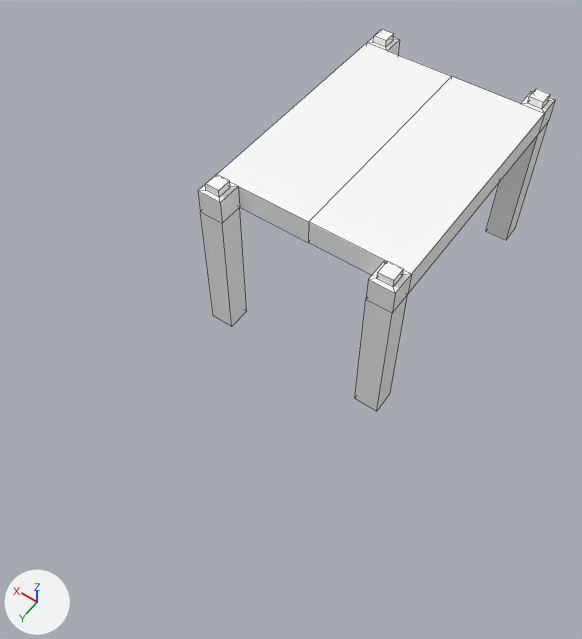
A saved change to the Blender file Assets/Assets/Meshes/Props/Table_Mesh.blend.
The view is the same before and after, from a 50 mm camera at (-7.38, 13.54, 13.2) aimed at (-1.74, 5.64, 0.79). The axes (+X, +Y, +Z) are drawn at lower left. The lights are the same throughout. Mesh edges are drawn as thin lines.

The scene before the commit, as lines of its bpy script (objects in view):
```python
me_cube = bpy.data.meshes.new('Cube')
me_cube.from_pydata(...)  # 86 vertices, 80 faces; spans x -4.0..0.0, y 0.0..6.0, z 0.0..3.65
me_cube.materials.append(mat_material)  # picture img_table_tex
# before: 1 (-3.5, 0.5, 0.0) at pixel (485, 231), 3 (-3.5, 0.0, 0.0), 5 (-4.0, 0.5, 0.0) at pixel (506, 240), 7 (-4.0, 0.0, 0.0) at pixel (515, 227)
ob_cube = bpy.data.objects.new('Cube', me_cube)
ob_cube.location = (0.0, 0.0, 0.0)
```
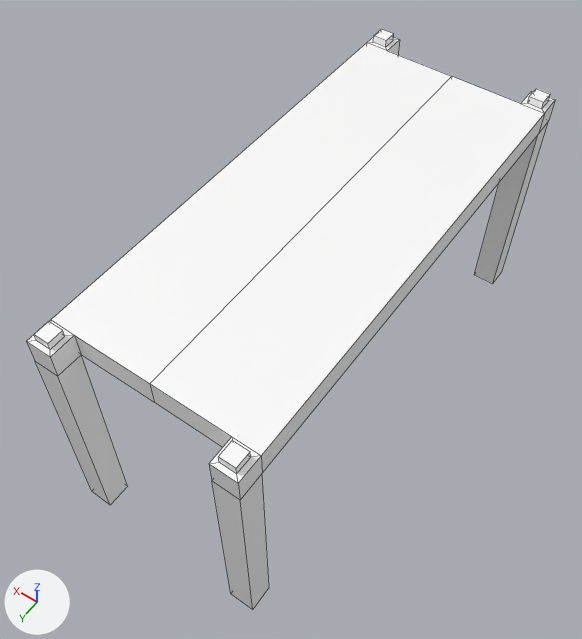
The newer file is also rescaled (x0.24), turned or shifted as a whole; pictures and numbers use the older file's frame.

What differs and where, as boxes (x1, y1, x2, y2) in the pictures (582 x 639 px; the box of a moved part takes in the faces that stretch with it):
'Cube', reshaped (48% wider, 52% taller): before (198, 29, 555, 411); after (27, 29, 555, 610)
part 1 of me_cube, moved or reshaped: before (200, 207, 408, 411); after (35, 355, 269, 610)
part 2 of me_cube, moved or reshaped: before (198, 157, 415, 313); after (27, 157, 415, 500)
part 3 of me_cube, moved or reshaped: before (486, 121, 549, 240); after (474, 121, 549, 284)

The edits, one by one:
me_cube has 86 vertices, 80 faces and spans x -4.0..0.0, y 0.0..6.0, z 0.0..3.65.
me_cube is used by ob_cube; location (0.0, 0.0, 0.0).
me_cube part 1: all 8 vertices in x -4.0..0.0, y 5.5..6.0, z 0.0 are moved by (0.0, 4.0, -1.5).
me_cube part 2: all 34 vertices in x -4.0..0.0, y 5.5..6.0, z 3.0..3.65 are moved by (0.0, 4.0, 0.0).
Part 3, on me_cube:
Vertices 1, 3, 5, 7 of me_cube move by (0.0, 0.0, -1.5).
